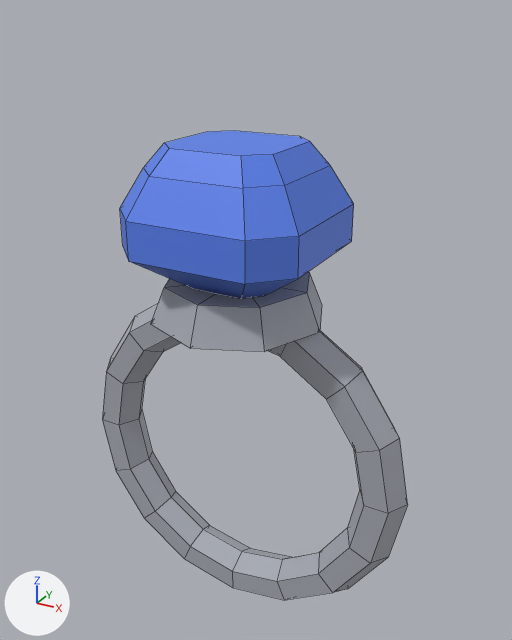
Before and after pictures for a commit that changed the Blender file projects/hichaukitoden-game/assets/authoring/items/sapphire_ring.blend.
One viewpoint serves both versions: a 50 mm lens placed at (1.25, -2.15, 1.68), pointed at (0.03, 0.08, 0.57). Every picture has the same lights, and +X, +Y and +Z are marked at lower left. The picture after the commit comes second. Mesh edges are drawn as thin lines.

Names of what the first picture shows: 'A_Band', 'B_Collar', 'C_Stone'.
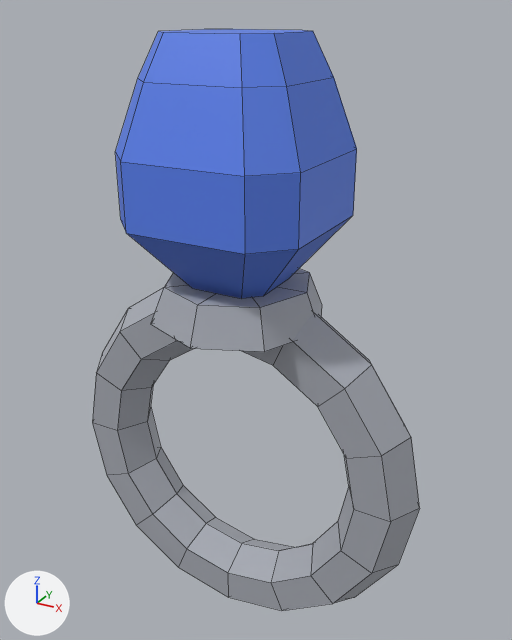
Boxes [x1, y1, x2, y2] around the edits, measured in the pictures (512 x 640 px):
'C_Stone', rescaled (61% taller): before [120, 131, 354, 298]; after [115, 29, 357, 298]
'A_Band', reshaped (7% wider, 9% taller): before [102, 304, 408, 600]; after [92, 288, 420, 611]

The edits, one by one:
me_a_band is used by ob_a_band; parent ob_item_sapphire_ring; location (0.0, 0.0, 0.0).
me_a_band had 96 vertices, 96 faces and spanned x -0.715..0.715, y -0.082..0.082, z -0.715..0.715.
me_a_band now has 96 vertices, 96 faces and spans x -0.76..0.76, y -0.121..0.121, z -0.76..0.76.
me_a_band part 1: 96 of 96 vertices moved; they spanned x -0.715..0.715, y -0.082..0.082, z -0.715..0.715 and now span x -0.76..0.76, y -0.121..0.121, z -0.76..0.76; mean shift (0.0, 0.0, 0.0).
Object 'C_Stone' (ob_c_stone) is rescaled from (1.4, 1.4, 1.4) to (1.4, 1.4, 2.38).
